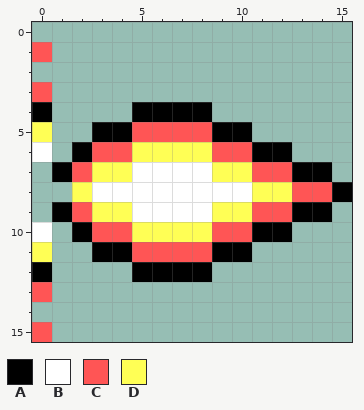
Two versions of one pixel-art sprite, bin/data/muzzle_flash.png. That is the earlier state.
The file is 16x16 pixels.
Palette (. is transparent): A #000000  B #ffffff  C #ff5555  D #ffff55
Pixels before, first column x 0:
 1 C...............
 2 ................
 3 C...............
 4 A....AAAA.......
 5 D..AACCCCAA.....
 6 B.ACCDDDDCCAA...
 7 .ACDDBBBBDDCCAA.
 8 ..DBBBBBBBBDDCCA
 9 .ACDDBBBBDDCCAA.
10 B.ACCDDDDCCAA...
11 D..AACCCCAA.....
12 A....AAAA.......
13 C...............
14 ................
15 C...............
And afterwards:
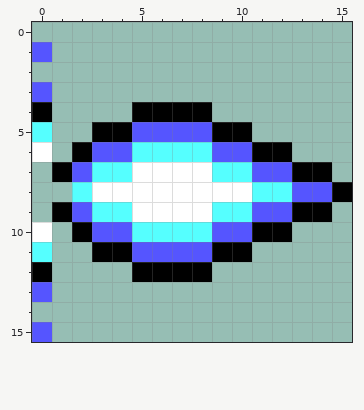
What changed:
Colour C changes from #ff5555 to #5555ff.
Colour D changes from #ffff55 to #55ffff.
Pixel boxes of the changes (left, top, right, bottom) in both pictures:
changed: (32, 42, 332, 342)
